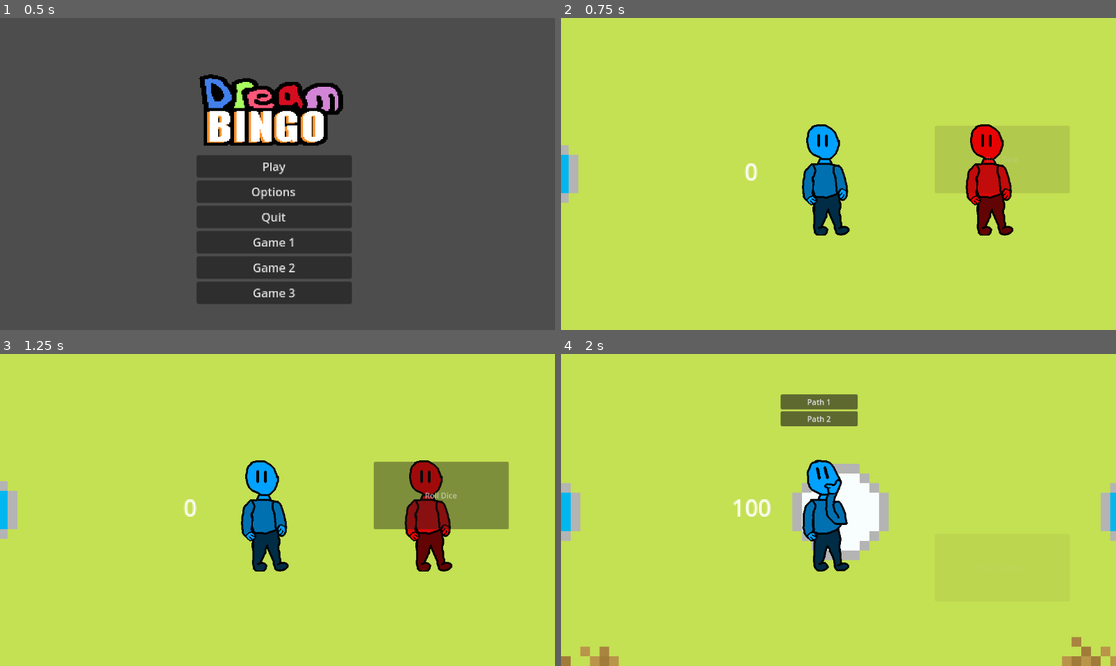
Above: before the commit, frames 1-4 (two rows, left to right).
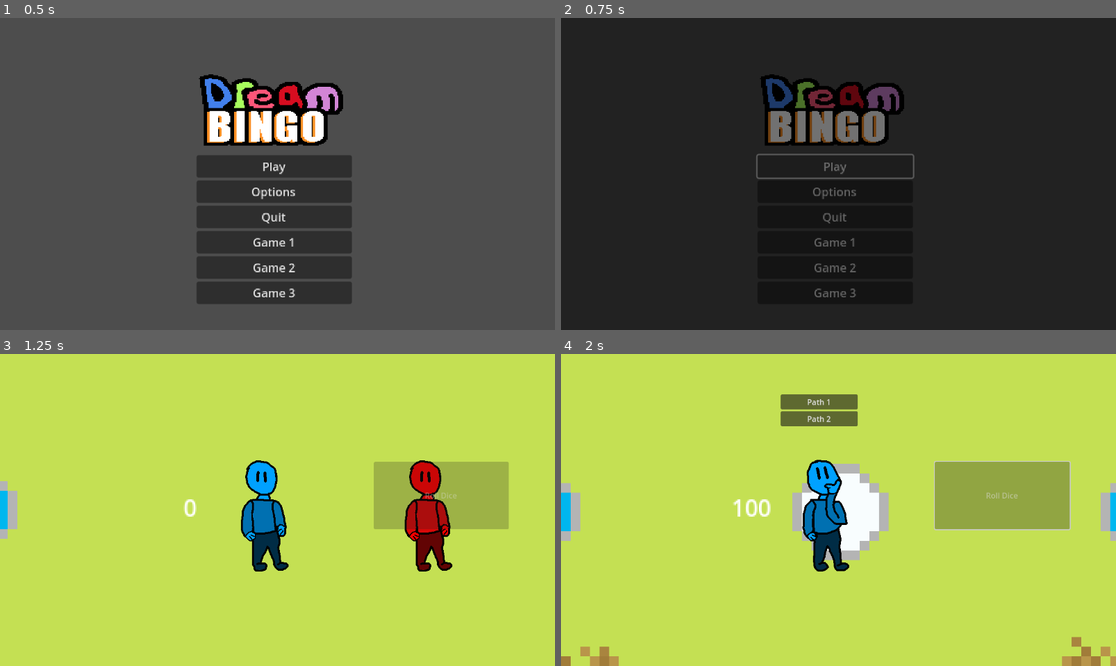
Above: after the commit, the same moments.

Repository: hdlqpn/Capstone-I-2024
Game: Godot game, scene res://Scenes/title_screen.tscn
Two runs of this game, one before a commit and one after it. Both use one fixed random seed, a clock stepped at 60 frames per second and the inputs below. Sound files missing from this copy of the repository are replaced by a short silence.
Inputs:
- Up to frame 1 (0.5 s): no input
- Up to frame 2 (0.75 s): click "Play" at 0.5 s
- Up to frame 3 (1.25 s): no input
- Up to frame 4 (2 s): click "Roll Dice" at 1.25 s

Frame 1 is identical in both runs. In frame 2, 100% of the frame differs, in the area x 0-100%, y 0-100%; in frame 3, 5.5%; in frame 4, 5.5%.

Commit message:
global textbox function and scene transition animations

Diff:
--- a/capstonegame/Scenes/global_variables.tscn
+++ b/capstonegame/Scenes/global_variables.tscn
@@ -7,6 +7,46 @@
 [ext_resource type="Texture2D" uid="uid://cxo6xbmue71xq" path="res://characters/Player_2/justaguy_2.png" id="5_mqp5c"]
 [ext_resource type="Texture2D" uid="uid://sxtvq3hjog0h" path="res://characters/Player_3/justaguy_3.png" id="6_ak66h"]
 [ext_resource type="Texture2D" uid="uid://y6xy8x21k5t8" path="res://characters/Player_4/justaguy_4.png" id="7_uw1j8"]
+
+[sub_resource type="StyleBoxFlat" id="StyleBoxFlat_tpyn6"]
+bg_color = Color(0, 0, 0, 1)
+
+[sub_resource type="Animation" id="Animation_r0388"]
+length = 0.001
+tracks/0/type = "value"
+tracks/0/imported = false
+tracks/0/enabled = true
+tracks/0/path = NodePath("SceneTransitionPanel:modulate")
+tracks/0/interp = 1
+tracks/0/loop_wrap = true
+tracks/0/keys = {
+"times": PackedFloat32Array(0),
+"transitions": PackedFloat32Array(1),
+"update": 0,
+"values": [Color(1, 1, 1, 1)]
+}
+
+[sub_resource type="Animation" id="Animation_p0xa5"]
+resource_name = "SceneTransition"
+length = 0.3
+tracks/0/type = "value"
+tracks/0/imported = false
+tracks/0/enabled = true
+tracks/0/path = NodePath("SceneTransitionPanel:modulate")
+tracks/0/interp = 1
+tracks/0/loop_wrap = true
+tracks/0/keys = {
+"times": PackedFloat32Array(0, 0.3),
+"transitions": PackedFloat32Array(1, 1),
+"update": 0,
+"values": [Color(1, 1, 1, 0), Color(1, 1, 1, 1)]
+}
+
+[sub_resource type="AnimationLibrary" id="AnimationLibrary_5wafi"]
+_data = {
+&"RESET": SubResource("Animation_r0388"),
+&"scene_transition": SubResource("Animation_p0xa5")
+}
 
 [node name="Global_Variables" type="Node"]
 script = ExtResource("1_1edux")
@@ -26,6 +66,24 @@
 offset_right = 200.0
 offset_bottom = 200.0
 size_flags_horizontal = 4
+
+[node name="SceneTransitionPanel" type="Panel" parent="CanvasLayer"]
+visible = false
+top_level = true
+z_index = 64
+z_as_relative = false
+anchors_preset = 15
+anchor_right = 1.0
+anchor_bottom = 1.0
+grow_horizontal = 2
+grow_vertical = 2
+mouse_filter = 2
+theme_override_styles/panel = SubResource("StyleBoxFlat_tpyn6")
+
+[node name="SceneTransitionPlayer" type="AnimationPlayer" parent="CanvasLayer"]
+libraries = {
+&"": SubResource("AnimationLibrary_5wafi")
+}
 
 [node name="HudCanvasLayer" type="CanvasLayer" parent="."]
 layer = 8
--- a/capstonegame/Scenes/text_window.tscn
+++ b/capstonegame/Scenes/text_window.tscn
@@ -3,8 +3,7 @@
 [ext_resource type="Texture2D" uid="uid://b3g5d2e08pi7y" path="res://characters/Player_3/SpookyP3.png" id="1_fjgxf"]
 [ext_resource type="Script" uid="uid://devui611760b0" path="res://Scripts/text_window.gd" id="1_xsugl"]
 
-[sub_resource type="StyleBoxFlat" id="StyleBoxFlat_8dy23"]
-bg_color = Color(0.119608, 0.370955, 0.571405, 1)
+[sub_resource type="StyleBoxFlat" id="StyleBoxFlat_4bcyb"]
 
 [node name="TextWindow" type="Control"]
 custom_minimum_size = Vector2(1152, 648)
@@ -21,16 +20,6 @@
 grow_horizontal = 2
 grow_vertical = 2
 script = ExtResource("1_xsugl")
-metadata/_edit_group_ = true
-
-[node name="TextureRect" type="TextureRect" parent="."]
-layout_mode = 0
-offset_left = 753.0
-offset_top = 121.0
-offset_right = 1070.0
-offset_bottom = 438.0
-texture = ExtResource("1_fjgxf")
-flip_h = true
 
 [node name="MarginContainer" type="MarginContainer" parent="."]
 layout_mode = 1
@@ -54,7 +43,6 @@
 anchor_bottom = 1.0
 grow_horizontal = 2
 grow_vertical = 2
-theme_override_styles/panel = SubResource("StyleBoxFlat_8dy23")
 
 [node name="RichTextLabel" type="RichTextLabel" parent="MarginContainer/NinePatchRect/Panel"]
 layout_mode = 1
@@ -66,3 +54,19 @@
 text = "example text!"
 visible_characters = 0
 visible_ratio = 0.0
+
+[node name="Panel" type="Panel" parent="."]
+clip_children = 1
+layout_mode = 0
+offset_left = 783.0
+offset_top = 100.0
+offset_right = 1096.0
+offset_bottom = 325.0
+theme_override_styles/panel = SubResource("StyleBoxFlat_4bcyb")
+
+[node name="TextureRect" type="TextureRect" parent="Panel"]
+layout_mode = 1
+offset_right = 317.0
+offset_bottom = 317.0
+texture = ExtResource("1_fjgxf")
+flip_h = true
--- a/capstonegame/Scripts/GameManger.gd
+++ b/capstonegame/Scripts/GameManger.gd
@@ -5,6 +5,8 @@
 var current_player_index: int = 0
 
 func _ready():
+	GlobalVariables.play_scene_transition(false, 1)
+
 	# Add references to all players
 	players = [
 		get_node("/root/Main/Player1"),
--- a/capstonegame/Scripts/debug_menu.gd
+++ b/capstonegame/Scripts/debug_menu.gd
@@ -33,6 +33,15 @@
 		get_tree().paused = true
 		show()
 
+# Call with Global's create_text_menu
+func debug_create_text_bubble(contents, sprite):
+	var next_message = text_window_scene.instantiate()
+	next_message.update_text(contents)
+	next_message.update_sprite(sprite)
+	next_message.process_mode = PROCESS_MODE_ALWAYS # Sets process to always because the debug menu pauses all function otherwise
+
+	get_parent().add_child(next_message)
+
 
 ''' ---------- SIGNAL FUNCTIONS ---------- '''
 
@@ -44,10 +53,8 @@
 func _on_text_button_pressed() -> void:
 	var next_message_text = $DbPanel/DbBox/DbCol/DbCol3/TextContent.text
 
-	var next_message = text_window_scene.instantiate()
-	next_message.update_text(next_message_text)
-	next_message.process_mode = PROCESS_MODE_ALWAYS # Sets process to always because the debug menu pauses all function otherwise
-	get_parent().add_child(next_message)
+	# Doing it bad here to show how its supposed to be done elsewhere
+	GlobalVariables.create_text_bubble(next_message_text, "res://characters/Player_1/RaddicusP1.png")
 
 
 func _on_bingo_button_pressed() -> void:
--- a/capstonegame/Scripts/global_variables.gd
+++ b/capstonegame/Scripts/global_variables.gd
@@ -42,3 +42,20 @@
 		$HudCanvasLayer.hide()
 	else:
 		$HudCanvasLayer.show()
+
+
+# call with contents as a string, sprite as a string reference to the asset
+func create_text_bubble(contents = "default text", sprite = "res://characters/Player_1/SpookyP1.png"):
+	$CanvasLayer/DebugMenu.debug_create_text_bubble(contents, sprite)
+
+
+# Plays the animation when changing scenes. direction_bool = true is forward, false is backward
+func play_scene_transition(direction_bool, speed_scale):
+	$CanvasLayer/SceneTransitionPlayer.set_speed_scale(speed_scale)
+	if direction_bool:
+		$CanvasLayer/SceneTransitionPanel.show()
+		$CanvasLayer/SceneTransitionPlayer.play("scene_transition")
+	else:
+		$CanvasLayer/SceneTransitionPlayer.play_backwards("scene_transition")
+		await $CanvasLayer/SceneTransitionPlayer.animation_finished
+		$CanvasLayer/SceneTransitionPanel.hide()
--- a/capstonegame/Scripts/text_window.gd
+++ b/capstonegame/Scripts/text_window.gd
@@ -19,8 +19,10 @@
 func update_text(new_text):
 	$MarginContainer/NinePatchRect/Panel/RichTextLabel.text = new_text
 
+func update_sprite(sprite):
+	$Panel/TextureRect.texture = load(sprite)
+
 # Deletes the text bubble when clicked
 func _input(event):
-	if event is InputEventMouseButton:
-		if event.button_index == MOUSE_BUTTON_LEFT and event.pressed:
-			queue_free()
+	if (event is InputEventKey or event is InputEventMouseButton or event is InputEventJoypadButton) and event.pressed:
+		queue_free()
--- a/capstonegame/Scripts/title_screen.gd
+++ b/capstonegame/Scripts/title_screen.gd
@@ -2,6 +2,9 @@
 
 func _on_play_pressed() -> void:
 	AudioManager.play_audio(SoundEffects.sound_effect_name.BUTTON) #Test Sound
+	# Plays scene transition animation
+	GlobalVariables.play_scene_transition(true, 1)
+	await GlobalVariables.get_node("CanvasLayer/SceneTransitionPlayer").animation_finished
 	get_tree().change_scene_to_file("res://Scenes/Main.tscn")
 
 func _on_options_pressed() -> void:
Not shown: 1 places in capstonegame/Scenes/global_variables.tscn that only renumber resources
